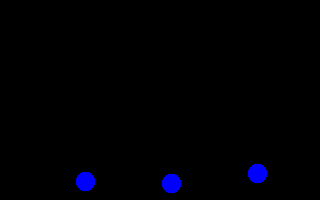
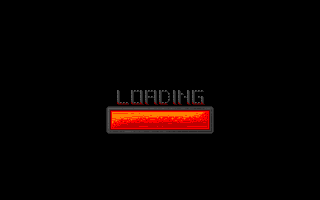
Layer changes from the first w=320, h=200 image to the second:
added layer "Helpers" above "Hintergrund" over 110, 110, 210, 130
painted on "Hintergrund" over 76, 90, 267, 193
